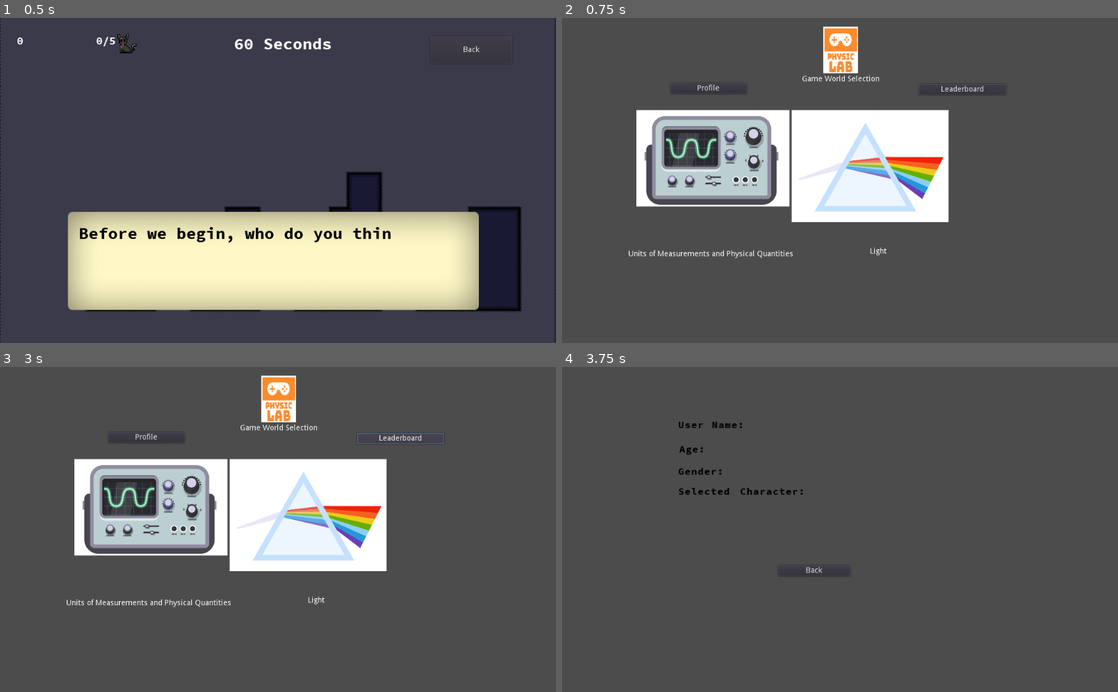
Above: before the commit, frames 1-4 (two rows, left to right).
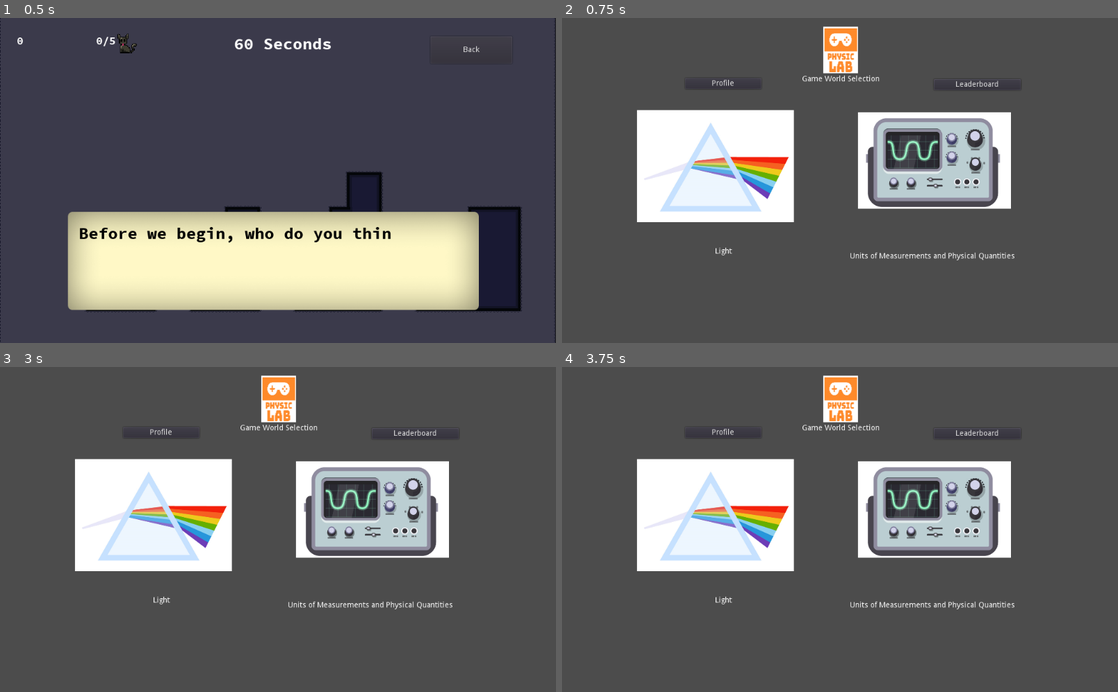
Above: after the commit, the same moments.

Repository: ChunFei96/Godot-PhysicLab
Game: Godot game, scene res://MainLevels/Light/Cat/Cat.tscn
The game is run twice, just before and just after one commit, with the same random seed, the same clock (stepped at 60 frames per second) and the same inputs.
Inputs:
- Up to frame 1 (0.5 s): no input
- Up to frame 2 (0.75 s): click "Back" at 0.5 s
- Up to frame 3 (3 s): click "Units of Measurements and Phy…" at 1.25 s; click "Light" at 2 s; click "Leaderboard" at 2.75 s
- Up to frame 4 (3.75 s): click "Profile" at 3.5 s

Frame 1 is identical in both runs. In frame 2, 21% of the frame differs, in the area x 12-82%, y 19-75%; in frame 3, 21%; in frame 4, 18%.
Error before the commit: Invalid get index 'topicSelection' (on base: 'null instance'). (res://MainLevels/GameWorld/topic-selection.gd:17)
Error after the commit: Invalid get index 'topicSelection' (on base: 'null instance'). (res://MainLevels/GameWorld/topic-selection.gd:28)

Commit message:
test run

Diff:
--- a/MainLevels/Characters/character-selection.tscn
+++ b/MainLevels/Characters/character-selection.tscn
@@ -19,6 +19,25 @@
 }
 
 [node name="selection-intro" type="Node" parent="."]
+
+[node name="tesla" type="TextureButton" parent="selection-intro"]
+margin_left = 273.629
+margin_top = 321.058
+margin_right = 337.629
+margin_bottom = 614.058
+texture_normal = ExtResource( 3 )
+
+[node name="Label4" type="Label" parent="selection-intro/tesla"]
+margin_left = 7.0
+margin_top = 99.0
+margin_right = 56.0
+margin_bottom = 130.0
+text = "Nikola
+Tesla"
+align = 1
+__meta__ = {
+"_edit_use_anchors_": false
+}
 
 [node name="pagetitle" type="VBoxContainer" parent="selection-intro"]
 margin_left = 38.0
@@ -47,23 +66,25 @@
 }
 
 [node name="HBoxContainer" type="HBoxContainer" parent="selection-intro"]
-margin_left = 379.0
-margin_top = 159.0
-margin_right = 665.0
-margin_bottom = 251.0
+margin_left = 282.966
+margin_top = 340.398
+margin_right = 761.966
+margin_bottom = 633.398
 __meta__ = {
 "_edit_use_anchors_": false
 }
 
-[node name="einstein" type="TextureButton" parent="selection-intro/HBoxContainer"]
-margin_right = 64.0
-margin_bottom = 92.0
+[node name="einstein" type="TextureButton" parent="selection-intro"]
+margin_left = 570.402
+margin_top = 351.736
+margin_right = 634.402
+margin_bottom = 644.735
 toggle_mode = true
 pressed = true
 action_mode = 0
 texture_normal = ExtResource( 5 )
 
-[node name="Label" type="Label" parent="selection-intro/HBoxContainer/einstein"]
+[node name="Label" type="Label" parent="selection-intro/einstein"]
 margin_left = 0.5
 margin_top = 99.5
 margin_right = 63.5
@@ -75,16 +96,17 @@
 "_edit_use_anchors_": false
 }
 
-[node name="galilei" type="TextureButton" parent="selection-intro/HBoxContainer"]
-margin_left = 68.0
-margin_right = 132.0
-margin_bottom = 92.0
+[node name="galilei" type="TextureButton" parent="selection-intro"]
+margin_left = 278.964
+margin_top = 155.665
+margin_right = 342.964
+margin_bottom = 448.665
 texture_normal = ExtResource( 4 )
 __meta__ = {
 "_edit_use_anchors_": false
 }
 
-[node name="Label2" type="Label" parent="selection-intro/HBoxContainer/galilei"]
+[node name="Label2" type="Label" parent="selection-intro/galilei"]
 margin_left = 4.0
 margin_top = 99.0
 margin_right = 67.0
@@ -96,13 +118,17 @@
 "_edit_use_anchors_": false
 }
 
-[node name="newton" type="TextureButton" parent="selection-intro/HBoxContainer"]
-margin_left = 136.0
-margin_right = 200.0
-margin_bottom = 92.0
+[node name="newton" type="TextureButton" parent="selection-intro"]
+margin_left = 601.0
+margin_top = 148.0
+margin_right = 767.0
+margin_bottom = 294.0
 texture_normal = ExtResource( 1 )
+__meta__ = {
+"_edit_use_anchors_": false
+}
 
-[node name="Label3" type="Label" parent="selection-intro/HBoxContainer/newton"]
+[node name="Label3" type="Label" parent="selection-intro/newton"]
 margin_left = 2.5
 margin_top = 98.5
 margin_right = 65.5
@@ -113,25 +139,7 @@
 __meta__ = {
 "_edit_use_anchors_": false
 }
-
-[node name="tesla" type="TextureButton" parent="selection-intro/HBoxContainer"]
-margin_left = 204.0
-margin_right = 268.0
-margin_bottom = 92.0
-texture_normal = ExtResource( 3 )
-
-[node name="Label4" type="Label" parent="selection-intro/HBoxContainer/tesla"]
-margin_left = 7.0
-margin_top = 99.0
-margin_right = 56.0
-margin_bottom = 130.0
-text = "Nikola
-Tesla"
-align = 1
-__meta__ = {
-"_edit_use_anchors_": false
-}
-[connection signal="pressed" from="selection-intro/HBoxContainer/einstein" to="." method="_on_einstein_pressed"]
-[connection signal="pressed" from="selection-intro/HBoxContainer/galilei" to="." method="_on_galilei_pressed"]
-[connection signal="pressed" from="selection-intro/HBoxContainer/newton" to="." method="_on_newton_pressed"]
-[connection signal="pressed" from="selection-intro/HBoxContainer/tesla" to="." method="_on_tesla_pressed"]
+[connection signal="pressed" from="selection-intro/tesla" to="." method="_on_tesla_pressed"]
+[connection signal="pressed" from="selection-intro/einstein" to="." method="_on_einstein_pressed"]
+[connection signal="pressed" from="selection-intro/galilei" to="." method="_on_galilei_pressed"]
+[connection signal="pressed" from="selection-intro/newton" to="." method="_on_newton_pressed"]
--- a/MainLevels/GameWorld/topic-selection.tscn
+++ b/MainLevels/GameWorld/topic-selection.tscn
@@ -8,8 +8,10 @@
 [node name="topic-selection" type="Control"]
 anchor_right = 1.0
 anchor_bottom = 1.0
-margin_top = 1.0
-margin_right = -2.0
+margin_left = 26.6762
+margin_top = -7.66974
+margin_right = 24.6761
+margin_bottom = -8.66974
 rect_pivot_offset = Vector2( 511.352, 176.836 )
 script = ExtResource( 6 )
 __meta__ = {
@@ -17,6 +19,44 @@
 }
 
 [node name="selection-intro" type="Node" parent="."]
+
+[node name="TextureButton4" type="TextureButton" parent="selection-intro"]
+margin_left = 137.91
+margin_top = 169.586
+margin_right = 426.91
+margin_bottom = 593.586
+texture_normal = ExtResource( 5 )
+
+[node name="Label" type="Label" parent="selection-intro/TextureButton4"]
+margin_left = 117.986
+margin_top = 242.614
+margin_right = 202.986
+margin_bottom = 279.614
+text = "Light"
+align = 1
+valign = 1
+__meta__ = {
+"_edit_use_anchors_": false
+}
+
+[node name="TextureButton" type="TextureButton" parent="selection-intro"]
+margin_left = 544.722
+margin_top = 174.254
+margin_right = 826.722
+margin_bottom = 598.254
+texture_normal = ExtResource( 4 )
+
+[node name="Label" type="Label" parent="selection-intro/TextureButton"]
+margin_left = -14.7555
+margin_top = 247.905
+margin_right = 289.245
+margin_bottom = 284.905
+text = "Units of Measurements and Physical Quantities"
+align = 1
+valign = 1
+__meta__ = {
+"_edit_use_anchors_": false
+}
 
 [node name="pagetitle" type="VBoxContainer" parent="selection-intro"]
 margin_left = 38.0
@@ -45,45 +85,10 @@
 }
 
 [node name="HBoxContainer" type="HBoxContainer" parent="selection-intro"]
-margin_left = 137.243
-margin_top = 169.586
-margin_right = 971.243
-margin_bottom = 593.586
-__meta__ = {
-"_edit_use_anchors_": false
-}
-
-[node name="TextureButton" type="TextureButton" parent="selection-intro/HBoxContainer"]
-margin_right = 282.0
-margin_bottom = 424.0
-texture_normal = ExtResource( 4 )
-
-[node name="Label" type="Label" parent="selection-intro/HBoxContainer/TextureButton"]
-margin_left = -14.7555
-margin_top = 247.905
-margin_right = 289.245
-margin_bottom = 284.905
-text = "Units of Measurements and Physical Quantities"
-align = 1
-valign = 1
-__meta__ = {
-"_edit_use_anchors_": false
-}
-
-[node name="TextureButton4" type="TextureButton" parent="selection-intro/HBoxContainer"]
-margin_left = 286.0
-margin_right = 575.0
-margin_bottom = 424.0
-texture_normal = ExtResource( 5 )
-
-[node name="Label" type="Label" parent="selection-intro/HBoxContainer/TextureButton4"]
-margin_left = 117.986
-margin_top = 242.614
-margin_right = 202.986
-margin_bottom = 279.614
-text = "Light"
-align = 1
-valign = 1
+margin_left = 446.02
+margin_top = 160.249
+margin_right = 1280.02
+margin_bottom = 584.249
 __meta__ = {
 "_edit_use_anchors_": false
 }
@@ -109,7 +114,7 @@
 __meta__ = {
 "_edit_use_anchors_": false
 }
-[connection signal="pressed" from="selection-intro/HBoxContainer/TextureButton" to="." method="_on_TextureButton_pressed"]
-[connection signal="pressed" from="selection-intro/HBoxContainer/TextureButton4" to="." method="_on_TextureButton4_pressed"]
+[connection signal="pressed" from="selection-intro/TextureButton4" to="." method="_on_TextureButton4_pressed"]
+[connection signal="pressed" from="selection-intro/TextureButton" to="." method="_on_TextureButton_pressed"]
 [connection signal="pressed" from="buttons/Leaderboard" to="." method="_on_Leaderboard_pressed"]
 [connection signal="pressed" from="buttons/Profile" to="." method="_on_Profile_pressed"]
--- a/MainLevels/Login/LoginScene.tscn
+++ b/MainLevels/Login/LoginScene.tscn
@@ -1,9 +1,12 @@
-[gd_scene load_steps=11 format=2]
+[gd_scene load_steps=14 format=2]
 
 [ext_resource path="res://Assets/Font/fonts/source-code-pro/source-code-pro-2.010R-ro-1.030R-it/TTF/SourceCodePro-SemiboldIt.ttf" type="DynamicFontData" id=1]
 [ext_resource path="res://Assets/Font/fonts/source-code-pro/source-code-pro-2.010R-ro-1.030R-it/TTF/SourceCodePro-Black.ttf" type="DynamicFontData" id=2]
 [ext_resource path="res://Assets/Font/fonts/source-code-pro/source-code-pro-2.010R-ro-1.030R-it/TTF/SourceCodePro-BoldIt.ttf" type="DynamicFontData" id=3]
 [ext_resource path="res://MainLevels/Login/LoginScene.gd" type="Script" id=4]
+[ext_resource path="res://Assets/UI/MainPage.jpg" type="Texture" id=5]
+[ext_resource path="res://Assets/UI/UI Logo.png" type="Texture" id=6]
+[ext_resource path="res://Assets/UI/wooden board.png" type="Texture" id=8]
 
 [sub_resource type="DynamicFont" id=1]
 size = 80
@@ -55,22 +58,34 @@
 margin_right = 960.0
 margin_bottom = 540.0
 rect_min_size = Vector2( 1920, 1080 )
+texture = ExtResource( 5 )
 __meta__ = {
 "_edit_use_anchors_": false
 }
+
+[node name="UI Logo" type="Sprite" parent="Background"]
+position = Vector2( 932.011, 198.898 )
+scale = Vector2( 0.247087, 0.247087 )
+texture = ExtResource( 6 )
+
+[node name="wooden board" type="Sprite" parent="Background"]
+position = Vector2( 810.047, 630.23 )
+scale = Vector2( 1.30953, 0.704347 )
+texture = ExtResource( 8 )
 
 [node name="VBoxContainer" type="VBoxContainer" parent="Background"]
 anchor_right = 1.0
 anchor_bottom = 1.0
 margin_left = 350.0
-margin_top = 201.614
+margin_top = 330.0
 margin_right = -350.0
-margin_bottom = -143.386
+margin_bottom = 70.0
 __meta__ = {
 "_edit_use_anchors_": false
 }
 
 [node name="Title" type="Label" parent="Background/VBoxContainer"]
+visible = false
 margin_right = 1220.0
 margin_bottom = 101.0
 custom_fonts/font = SubResource( 1 )
@@ -79,67 +94,71 @@
 valign = 1
 
 [node name="MarginContainer" type="MarginContainer" parent="Background/VBoxContainer"]
-margin_top = 105.0
 margin_right = 1220.0
-margin_bottom = 155.0
+margin_bottom = 50.0
 rect_min_size = Vector2( 0, 50 )
 
 [node name="EmailTitle" type="Label" parent="Background/VBoxContainer"]
-margin_top = 159.0
+margin_top = 54.0
 margin_right = 1220.0
-margin_bottom = 210.0
+margin_bottom = 105.0
 custom_fonts/font = SubResource( 2 )
 text = "Email"
 
 [node name="Email" type="LineEdit" parent="Background/VBoxContainer"]
-margin_top = 214.0
+margin_top = 109.0
 margin_right = 1220.0
-margin_bottom = 264.0
+margin_bottom = 159.0
 rect_min_size = Vector2( 0, 50 )
 
 [node name="PasswordTitle" type="Label" parent="Background/VBoxContainer"]
-margin_top = 268.0
+margin_top = 163.0
 margin_right = 1220.0
-margin_bottom = 319.0
+margin_bottom = 214.0
 custom_fonts/font = SubResource( 3 )
 text = "Password"
 
 [node name="Password" type="LineEdit" parent="Background/VBoxContainer"]
-margin_top = 323.0
+margin_top = 218.0
 margin_right = 1220.0
-margin_bottom = 373.0
+margin_bottom = 268.0
 rect_min_size = Vector2( 0, 50 )
 secret = true
 
 [node name="ErrorNotification" type="Label" parent="Background/VBoxContainer"]
-margin_top = 377.0
+margin_top = 272.0
 margin_right = 1220.0
-margin_bottom = 409.0
+margin_bottom = 304.0
 rect_min_size = Vector2( 0, 30 )
 custom_fonts/font = SubResource( 4 )
 custom_colors/font_color = Color( 0.501961, 0.0313726, 0.0313726, 1 )
 
 [node name="MarginContainer2" type="MarginContainer" parent="Background/VBoxContainer"]
-margin_top = 413.0
+margin_top = 308.0
 margin_right = 1220.0
-margin_bottom = 463.0
+margin_bottom = 358.0
 rect_min_size = Vector2( 0, 50 )
 
 [node name="Login" type="Button" parent="Background/VBoxContainer"]
-margin_top = 467.0
+margin_top = 362.0
 margin_right = 1220.0
-margin_bottom = 567.0
+margin_bottom = 462.0
 rect_min_size = Vector2( 500, 100 )
 custom_fonts/font = SubResource( 5 )
 text = "Login"
 
 [node name="CreateAccount" type="Button" parent="Background/VBoxContainer"]
-margin_top = 571.0
+margin_top = 466.0
 margin_right = 1220.0
-margin_bottom = 671.0
+margin_bottom = 566.0
 rect_min_size = Vector2( 500, 100 )
 custom_fonts/font = SubResource( 6 )
 text = "Create Account"
+
+[node name="TextureButton" type="TextureButton" parent="Background/VBoxContainer"]
+margin_top = 570.0
+margin_right = 1220.0
+margin_bottom = 570.0
 
 [node name="HttpPost" type="HTTPRequest" parent="."]
 [connection signal="pressed" from="Background/VBoxContainer/Login" to="." method="_on_Login_pressed"]
--- a/Scenes/GameOver/GameOver.tscn
+++ b/Scenes/GameOver/GameOver.tscn
@@ -1,7 +1,8 @@
-[gd_scene load_steps=6 format=2]
+[gd_scene load_steps=8 format=2]
 
 [ext_resource path="res://Assets/Font/fonts/source-code-pro/source-code-pro-2.010R-ro-1.030R-it/TTF/SourceCodePro-Bold.ttf" type="DynamicFontData" id=1]
 [ext_resource path="res://Scenes/GameOver/GameOver.gd" type="Script" id=2]
+[ext_resource path="res://Assets/UI/wooden reg btn.png" type="Texture" id=3]
 
 [sub_resource type="DynamicFont" id=1]
 size = 60
@@ -63,6 +64,10 @@
 "values": [ false, true ]
 }
 
+[sub_resource type="StyleBoxTexture" id=4]
+texture = ExtResource( 3 )
+region_rect = Rect2( 0, 0, 1217, 432 )
+
 [node name="GameOverLayer" type="Control"]
 script = ExtResource( 2 )
 __meta__ = {
@@ -113,6 +118,7 @@
 margin_top = 381.637
 margin_right = 610.821
 margin_bottom = 431.637
+custom_styles/normal = SubResource( 4 )
 text = "Back"
 __meta__ = {
 "_edit_use_anchors_": false
--- a/Scenes/Light/Quiz/background.tscn
+++ b/Scenes/Light/Quiz/background.tscn
@@ -3,3 +3,6 @@
 [node name="background" type="CanvasLayer"]
 
 [node name="overallcolor" type="Panel" parent="."]
+__meta__ = {
+"_edit_use_anchors_": false
+}
--- a/Scenes/Login/LoginRegister.tscn
+++ b/Scenes/Login/LoginRegister.tscn
@@ -8,3 +8,4 @@
 [node name="LoginScene" parent="." instance=ExtResource( 1 )]
 
 [node name="CreateAccount" parent="." instance=ExtResource( 2 )]
+visible = false
Binary file added: Assets/Font/fonts/Big_bottom_cartoon/Big_Bottom_Cartoon_AD.ttf
Binary file added: Assets/Font/fonts/Big_bottom_cartoon/Big_Bottom_Cartoon_AD_16.font
Binary file added: Assets/Font/fonts/Big_bottom_cartoon/Big_Bottom_Cartoon_AD_16.sv.png
Not shown, added: Assets/Font/fonts/Big_bottom_cartoon/Big_Bottom_Cartoon_AD_16.sv.png.import
Binary file added: Assets/Font/fonts/Big_bottom_cartoon/Big_Bottom_Cartoon_AD_24.font
Binary file added: Assets/Font/fonts/Big_bottom_cartoon/Big_Bottom_Cartoon_AD_24.sv.png
Not shown, added: Assets/Font/fonts/Big_bottom_cartoon/Big_Bottom_Cartoon_AD_24.sv.png.import
Binary file added: Assets/Font/fonts/Big_bottom_cartoon/Big_Bottom_Cartoon_AD_Italic_16.font
Binary file added: Assets/Font/fonts/Big_bottom_cartoon/Big_Bottom_Cartoon_AD_Italic_16.sv.png
Not shown, added: Assets/Font/fonts/Big_bottom_cartoon/Big_Bottom_Cartoon_AD_Italic_16.sv.png.import
Binary file added: Assets/Font/fonts/Big_bottom_cartoon/Big_Bottom_Cartoon_AD_Italic_24.font
Binary file added: Assets/Font/fonts/Big_bottom_cartoon/Big_Bottom_Cartoon_AD_Italic_24.sv.png
(and 51 more such lines)
